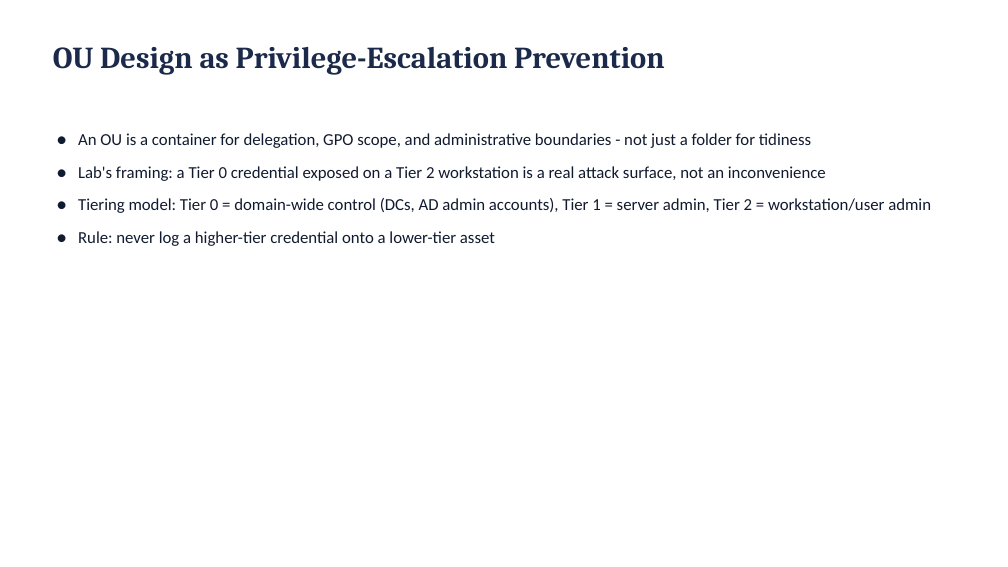
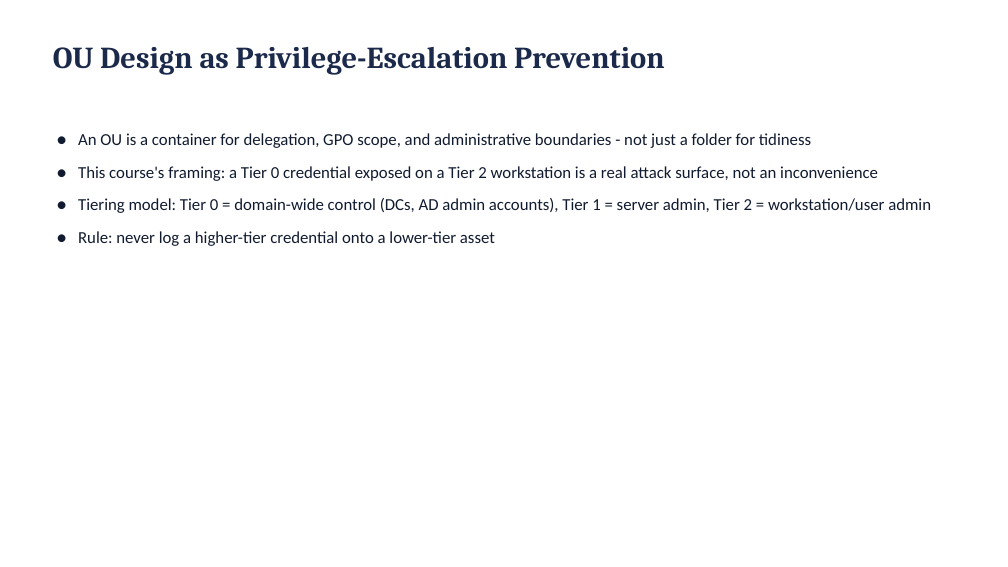
Before and after one commit to BYU-CYBER-444/byu-cyber-444.github.io, a slide deck: slide 11 of lectures/CYBER444_Week03_Windows_Server_Administration.pptx (slide 6 before the commit). Drawn at 1008x567 pixels with LibreOffice and Linux fonts; fonts in the diff are those of the drawing. Boxes give left, top, right and bottom in pixels: in the first picture for what was removed or moved away, otherwise in the second. Text is boxed around its words. In the diff, an @@ line names an element or a change of style, - is before the commit and + after.

```diff
--- a/lectures/CYBER444_Week03_Windows_Server_Administration.pptx
+++ b/lectures/CYBER444_Week03_Windows_Server_Administration.pptx
@@ text at box(78, 166, 878, 181): text changed @@
-● Lab's framing: a Tier 0 credential exposed on a Tier 2 workstation is a real attack surface, not an inconvenience
+● This course's framing: a Tier 0 credential exposed on a Tier 2 workstation is a real attack surface, not an inconvenience
```
Also in this commit, not shown: 14 other slides changed, 15 slides added, 1 slide removed, 2 other files.
